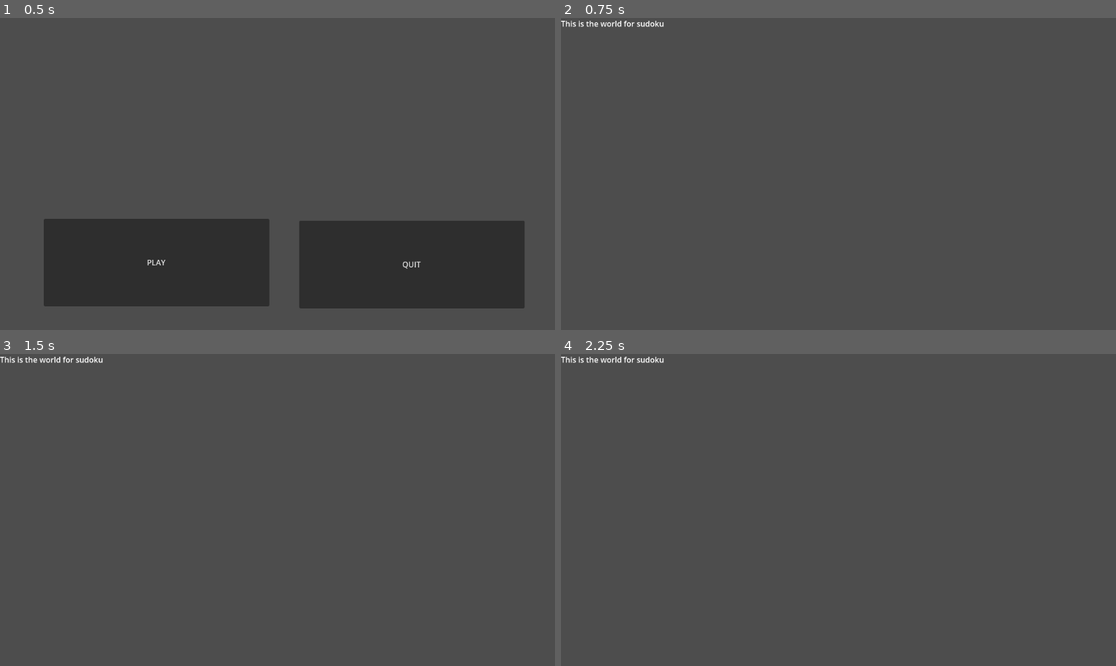
Above: before the commit, frames 1-4 (two rows, left to right).
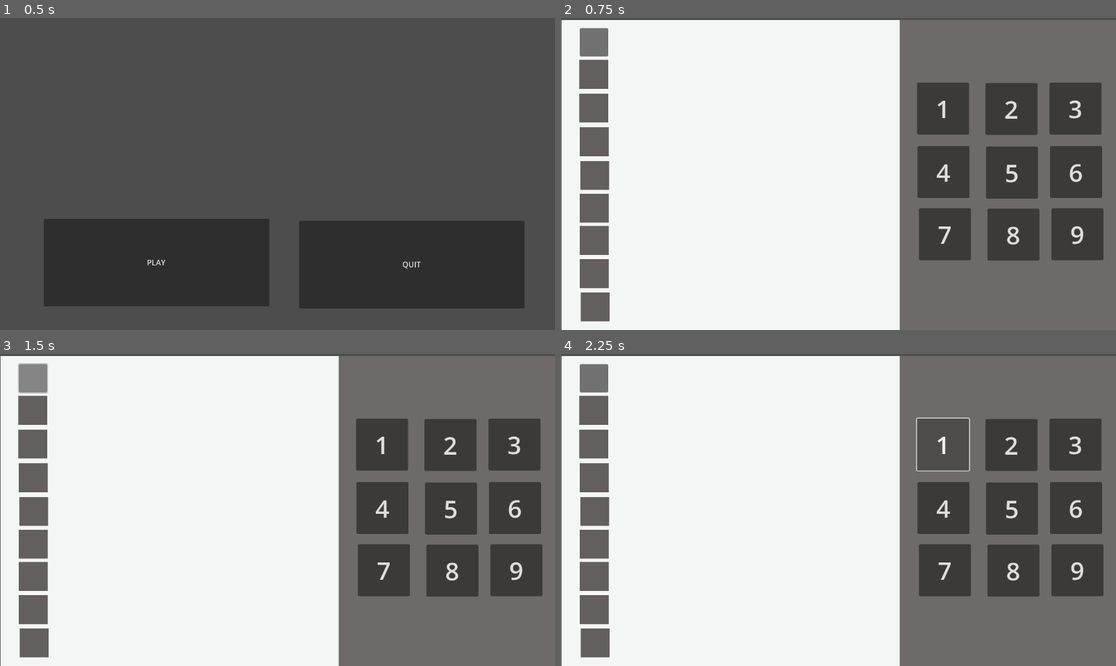
Above: after the commit, the same moments.

Repository: BorkerBrother/Sudoku
Game: Godot game, scene res://main.tscn
Two runs of this game, one before a commit and one after it. Both use one fixed random seed, a clock stepped at 60 frames per second and the inputs below.
Inputs (mouse positions are in pixels of both pictures, inside the frame that each line leads up to):
- Up to frame 1 (0.5 s): no input
- Up to frame 2 (0.75 s): click "PLAY" at 0.5 s
- Up to frame 3 (1.5 s): click (33, 378) at 1.27 s
- Up to frame 4 (2.25 s): click (943, 444) at 2 s, where only the run after the commit has a clickable "1"

Frame 1 is identical in both runs. In frame 2, 82% of the frame differs, in the area x 0-100%, y 0-100%; in frame 3, 82%; in frame 4, 82%.
Error after the commit: Parse Error: Too many arguments for "to_string()" call. Expected at most 0 but received 1. (res://Button1_SUdoku.gd:16)

Commit message:
Test Brach

Diff:
--- /dev/null
+++ b/Button1.gd
@@ -0,0 +1,17 @@
+extends Button
+
+
+# Called when the node enters the scene tree for the first time.
+func _ready():
+	pass # Replace with function body.
+
+
+# Called every frame. 'delta' is the elapsed time since the previous frame.
+func _process(delta):
+	pass
+
+
+func _on_pressed():
+	Global.key = 1
+	# SET GLOBAL VAR 1
+	pass # Replace with function body.
--- /dev/null
+++ b/Button1_SUdoku.gd
@@ -0,0 +1,16 @@
+extends Button
+
+
+# Called when the node enters the scene tree for the first time.
+func _ready():
+	pass # Replace with function body.
+
+
+# Called every frame. 'delta' is the elapsed time since the previous frame.
+func _process(delta):
+	pass
+
+
+func _on_pressed():
+
+	set_text(to_string(Global.key))
--- /dev/null
+++ b/Button2.gd
@@ -0,0 +1,11 @@
+extends Button
+
+
+# Called when the node enters the scene tree for the first time.
+func _ready():
+	pass # Replace with function body.
+
+
+# Called every frame. 'delta' is the elapsed time since the previous frame.
+func _process(delta):
+	pass
--- a/project.godot
+++ b/project.godot
@@ -15,6 +15,10 @@
 config/features=PackedStringArray("4.1", "Mobile")
 config/icon="res://icon.svg"
 
+[autoload]
+
+Global="*res://world.gd"
+
 [rendering]
 
 renderer/rendering_method="mobile"
--- /dev/null
+++ b/world.gd
@@ -0,0 +1,13 @@
+extends Node2D
+
+
+var key = 0;
+
+# Called when the node enters the scene tree for the first time.
+func _ready():
+	pass # Replace with function body.
+
+
+# Called every frame. 'delta' is the elapsed time since the previous frame.
+func _process(delta):
+	pass
--- a/world.tscn
+++ b/world.tscn
@@ -1,8 +1,191 @@
-[gd_scene format=3 uid="uid://ebr71heusmen"]
+[gd_scene load_steps=5 format=3 uid="uid://ebr71heusmen"]
+
+[ext_resource type="Script" path="res://world.gd" id="1_y5pn2"]
+[ext_resource type="Script" path="res://Button1_SUdoku.gd" id="2_08sjk"]
+[ext_resource type="Script" path="res://Button1.gd" id="2_q4iwl"]
+[ext_resource type="Script" path="res://Button2.gd" id="3_48cv4"]
 
 [node name="World" type="Node2D"]
+script = ExtResource("1_y5pn2")
 
-[node name="Label" type="Label" parent="."]
-offset_right = 204.0
-offset_bottom = 131.0
-text = "This is the world for sudoku"
+[node name="Sudoku" type="ColorRect" parent="."]
+offset_left = 1.0
+offset_top = 4.0
+offset_right = 704.0
+offset_bottom = 649.0
+color = Color(0.956863, 0.960784, 0.960784, 1)
+
+[node name="Button1" type="Button" parent="Sudoku"]
+layout_mode = 0
+offset_left = 38.0
+offset_top = 17.0
+offset_right = 97.0
+offset_bottom = 76.0
+theme_override_font_sizes/font_size = 30
+script = ExtResource("2_08sjk")
+
+[node name="TextEdit2" type="TextEdit" parent="Sudoku"]
+layout_mode = 0
+offset_left = 37.0
+offset_top = 83.0
+offset_right = 97.0
+offset_bottom = 143.0
+theme_override_colors/background_color = Color(0.388235, 0.372549, 0.368627, 1)
+
+[node name="TextEdit3" type="TextEdit" parent="Sudoku"]
+layout_mode = 0
+offset_left = 37.0
+offset_top = 153.0
+offset_right = 97.0
+offset_bottom = 213.0
+theme_override_colors/background_color = Color(0.388235, 0.372549, 0.368627, 1)
+
+[node name="TextEdit4" type="TextEdit" parent="Sudoku"]
+layout_mode = 0
+offset_left = 38.0
+offset_top = 223.0
+offset_right = 98.0
+offset_bottom = 283.0
+theme_override_colors/background_color = Color(0.388235, 0.372549, 0.368627, 1)
+
+[node name="TextEdit5" type="TextEdit" parent="Sudoku"]
+layout_mode = 0
+offset_left = 39.0
+offset_top = 293.0
+offset_right = 99.0
+offset_bottom = 353.0
+theme_override_colors/background_color = Color(0.388235, 0.372549, 0.368627, 1)
+
+[node name="TextEdit6" type="TextEdit" parent="Sudoku"]
+layout_mode = 0
+offset_left = 38.0
+offset_top = 361.0
+offset_right = 98.0
+offset_bottom = 421.0
+theme_override_colors/background_color = Color(0.388235, 0.372549, 0.368627, 1)
+
+[node name="TextEdit7" type="TextEdit" parent="Sudoku"]
+layout_mode = 0
+offset_left = 38.0
+offset_top = 428.0
+offset_right = 98.0
+offset_bottom = 488.0
+theme_override_colors/background_color = Color(0.388235, 0.372549, 0.368627, 1)
+
+[node name="TextEdit8" type="TextEdit" parent="Sudoku"]
+layout_mode = 0
+offset_left = 38.0
+offset_top = 497.0
+offset_right = 98.0
+offset_bottom = 557.0
+theme_override_colors/background_color = Color(0.388235, 0.372549, 0.368627, 1)
+
+[node name="TextEdit9" type="TextEdit" parent="Sudoku"]
+layout_mode = 0
+offset_left = 40.0
+offset_top = 566.0
+offset_right = 100.0
+offset_bottom = 626.0
+theme_override_colors/background_color = Color(0.388235, 0.372549, 0.368627, 1)
+
+[node name="Eingabe" type="ColorRect" parent="."]
+offset_left = 703.0
+offset_top = 4.0
+offset_right = 1152.0
+offset_bottom = 649.0
+color = Color(0.431373, 0.415686, 0.411765, 1)
+
+[node name="Button" type="Button" parent="Eingabe"]
+layout_mode = 0
+offset_left = 36.0
+offset_top = 130.0
+offset_right = 144.0
+offset_bottom = 238.0
+theme_override_font_sizes/font_size = 51
+text = "1"
+script = ExtResource("2_q4iwl")
+
+[node name="Button2" type="Button" parent="Eingabe"]
+layout_mode = 0
+offset_left = 178.0
+offset_top = 131.0
+offset_right = 286.0
+offset_bottom = 239.0
+theme_override_font_sizes/font_size = 51
+text = "2"
+script = ExtResource("3_48cv4")
+
+[node name="Button3" type="Button" parent="Eingabe"]
+layout_mode = 0
+offset_left = 311.0
+offset_top = 130.0
+offset_right = 419.0
+offset_bottom = 238.0
+theme_override_font_sizes/font_size = 51
+text = "3"
+
+[node name="Button4" type="Button" parent="Eingabe"]
+layout_mode = 0
+offset_left = 37.0
+offset_top = 262.0
+offset_right = 145.0
+offset_bottom = 370.0
+theme_override_font_sizes/font_size = 51
+text = "4"
+
+[node name="Button5" type="Button" parent="Eingabe"]
+layout_mode = 0
+offset_left = 179.0
+offset_top = 263.0
+offset_right = 287.0
+offset_bottom = 371.0
+theme_override_font_sizes/font_size = 51
+text = "5"
+
+[node name="Button6" type="Button" parent="Eingabe"]
+layout_mode = 0
+offset_left = 312.0
+offset_top = 262.0
+offset_right = 420.0
+offset_bottom = 370.0
+theme_override_font_sizes/font_size = 51
+text = "6"
+
+[node name="Button7" type="Button" parent="Eingabe"]
+layout_mode = 0
+offset_left = 40.0
+offset_top = 391.0
+offset_right = 148.0
+offset_bottom = 499.0
+theme_override_font_sizes/font_size = 51
+text = "7"
+
+[node name="Button8" type="Button" parent="Eingabe"]
+layout_mode = 0
+offset_left = 182.0
+offset_top = 392.0
+offset_right = 290.0
+offset_bottom = 500.0
+theme_override_font_sizes/font_size = 51
+text = "8"
+
+[node name="Button9" type="Button" parent="Eingabe"]
+layout_mode = 0
+offset_left = 315.0
+offset_top = 391.0
+offset_right = 423.0
+offset_bottom = 499.0
+theme_override_font_sizes/font_size = 51
+text = "9"
+
+[connection signal="pressed" from="Sudoku/Button1" to="Sudoku/Button1" method="_on_pressed"]
+[connection signal="text_set" from="Sudoku/TextEdit2" to="." method="_on_text_edit_2_text_set"]
+[connection signal="pressed" from="Eingabe/Button" to="Eingabe/Button" method="_on_pressed"]
+[connection signal="pressed" from="Eingabe/Button2" to="Eingabe/Button2" method="_on_pressed"]
+[connection signal="pressed" from="Eingabe/Button3" to="Eingabe/Button3" method="_on_pressed"]
+[connection signal="pressed" from="Eingabe/Button4" to="Eingabe/Button4" method="_on_pressed"]
+[connection signal="pressed" from="Eingabe/Button5" to="Eingabe/Button5" method="_on_pressed"]
+[connection signal="pressed" from="Eingabe/Button6" to="Eingabe/Button6" method="_on_pressed"]
+[connection signal="pressed" from="Eingabe/Button7" to="Eingabe/Button7" method="_on_pressed"]
+[connection signal="pressed" from="Eingabe/Button8" to="Eingabe/Button8" method="_on_pressed"]
+[connection signal="pressed" from="Eingabe/Button9" to="Eingabe/Button9" method="_on_pressed"]
